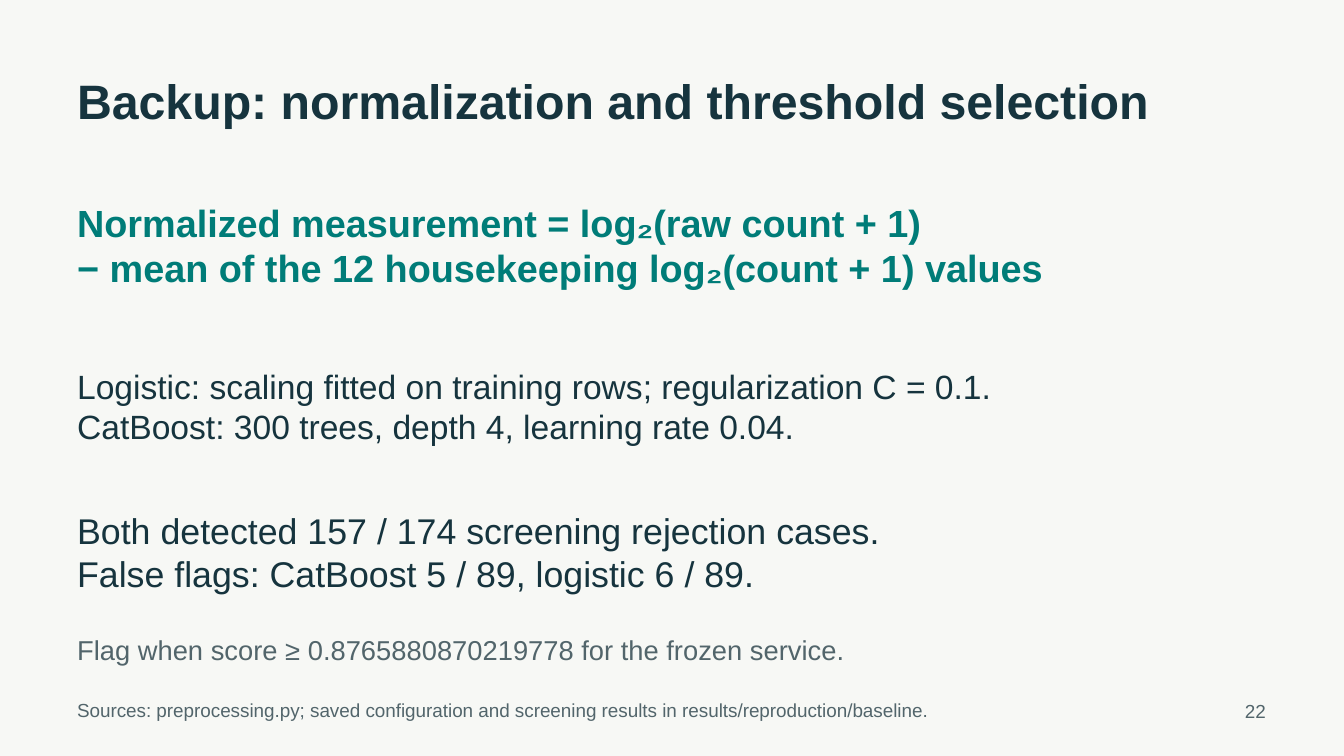
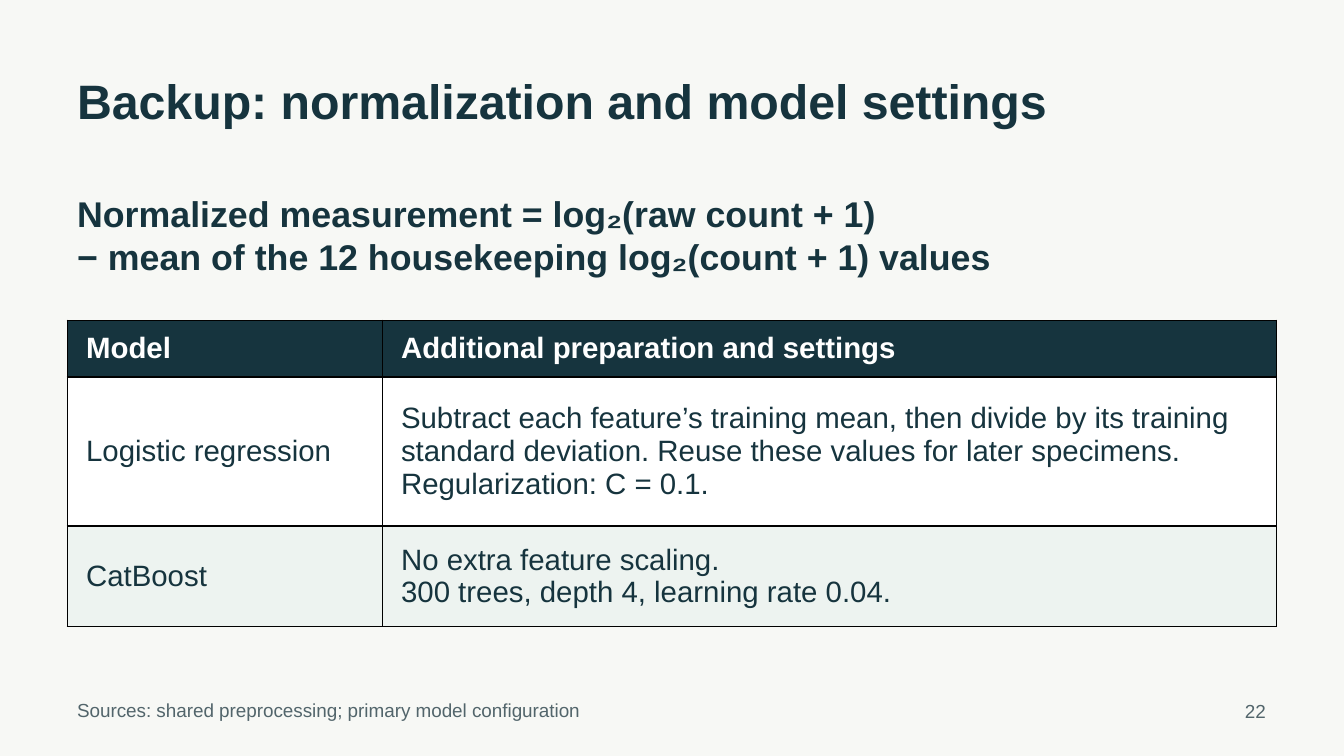
Before and after one commit to ca34525/Kidney-Biopsy-Rejection-Classifier, a slide deck: slide 22 of presentation/unos_kidney_biopsy.pptx. Drawn at 1344x756 pixels with LibreOffice and Linux fonts; fonts in the diff are those of the drawing. Boxes give left, top, right and bottom in pixels: in the first picture for what was removed or moved away, otherwise in the second. Text is boxed around its words. In the diff, an @@ line names an element or a change of style, - is before the commit and + after.

Commit message:
Refine presentation structure, wording, and speaking script

```diff
--- a/presentation/unos_kidney_biopsy.pptx
+++ b/presentation/unos_kidney_biopsy.pptx
@@ text at (77,84,1047,129): text changed @@
-Backup: normalization and threshold selection
+Backup: normalization and model settings
@@ text "Normalized measurement = log₂(raw count ..." at (77,201,990,278): size 27 to 25.5 pt, text colour #007C78 to #16343E @@
@@ table added at (68,321,1277,627), 3 rows, 2 columns @@
+Model | Additional preparation and settings
+Logistic regression | Subtract each feature’s training mean, then divide by its training standard deviation. Reuse these values for later specimens. / Regularization: C = 0.1.
+CatBoost | No extra feature scaling. / 300 trees, depth 4, learning rate 0.04.
@@ text removed at (77,374,991,446) @@
-Logistic: scaling fitted on training rows; regularization C = 0.1.
-CatBoost: 300 trees, depth 4, learning rate 0.04.
@@ text removed at (77,518,879,594) @@
-Both detected 157 / 174 screening rejection cases.
-False flags: CatBoost 5 / 89, logistic 6 / 89.
@@ text removed at (77,640,844,665) @@
-Flag when score ≥ 0.8765880870219778 for the frozen service.
@@ text at (77,703,580,721): text changed @@
-Sources: preprocessing.py; saved configuration and screening results in results/reproduction/baseline.
+Sources: shared preprocessing; primary model configuration
```
Also in this commit, not shown: 26 other slides changed, 40 other files.
